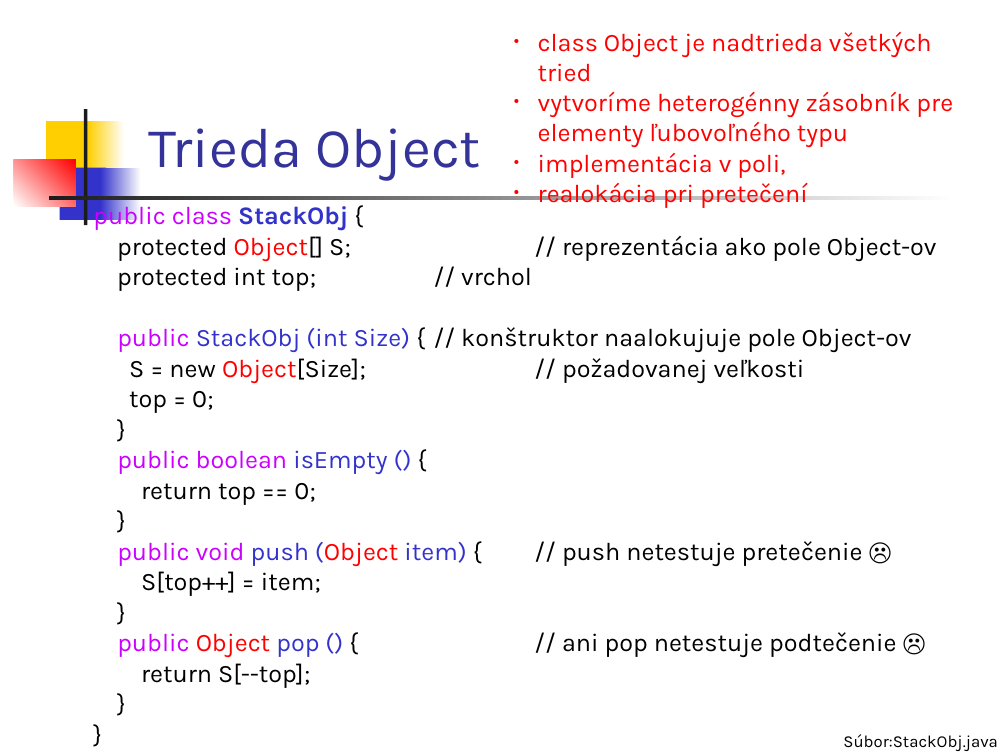
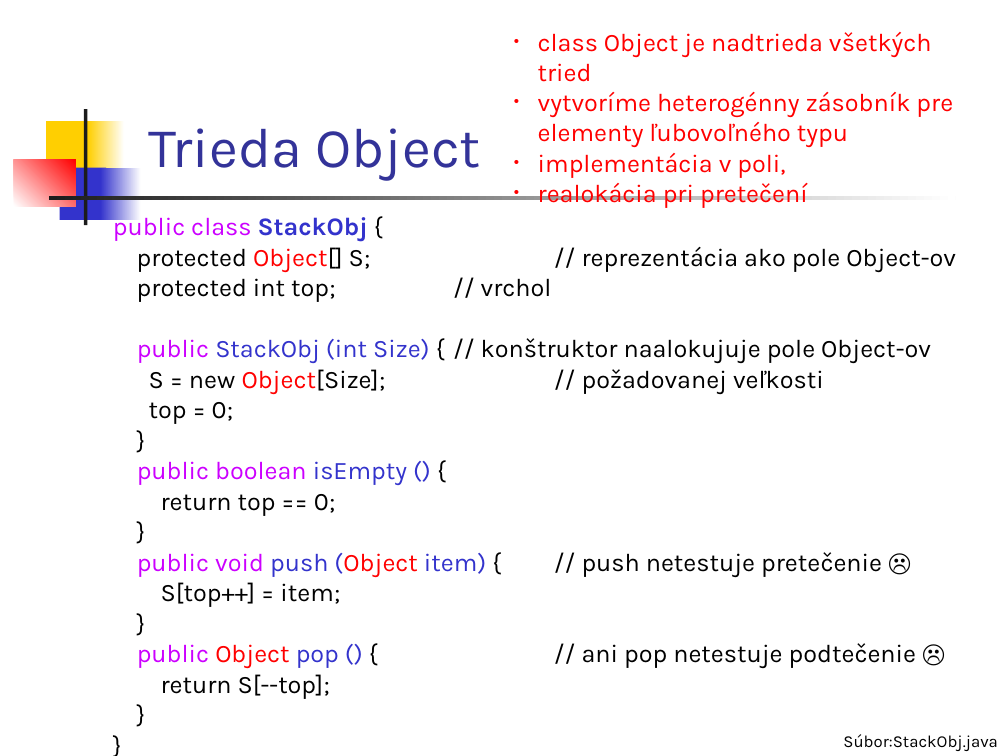
Before and after one commit to Programovanie4/Prednasky, a slide deck: slide 6 of 05/05_java.ppt (slide 11 before the commit). Drawn at 1008x756 pixels with LibreOffice and Linux fonts; fonts in the diff are those of the drawing. Boxes give left, top, right and bottom in pixels: in the first picture for what was removed or moved away, otherwise in the second. Text is boxed around its words. In the diff, an @@ line names an element or a change of style, - is before the commit and + after.

```diff
--- a/05/05_java.ppt
+++ b/05/05_java.ppt
@@ text "public class StackObj {": place and size @@
-text "public class StackObj {" at box(93, 202, 937, 688)
+text "public class StackObj {" at box(113, 213, 956, 699)
```
Also in this commit, not shown: 14 other slides changed, 6 slides added, 6 slides removed, 2 other files.
